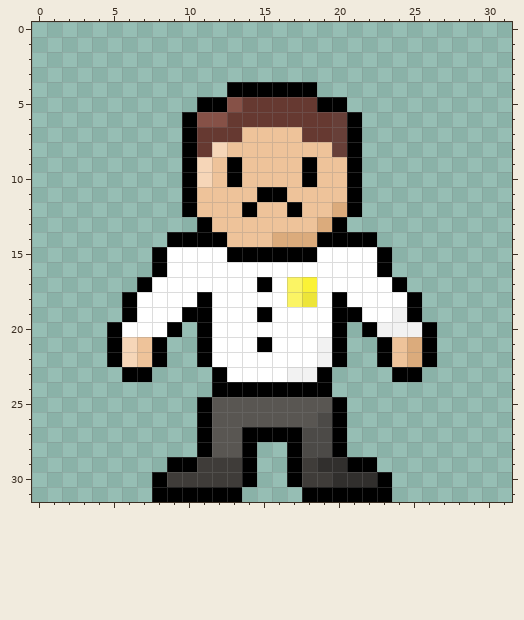
Pixel-art sprite -- Slime Mall/Assets/2D Art Assets/NPCs/Security/SecurityGuardTemplate.png. The first picture shows the starting point.
The file is 32x32 pixels.
Once edited:
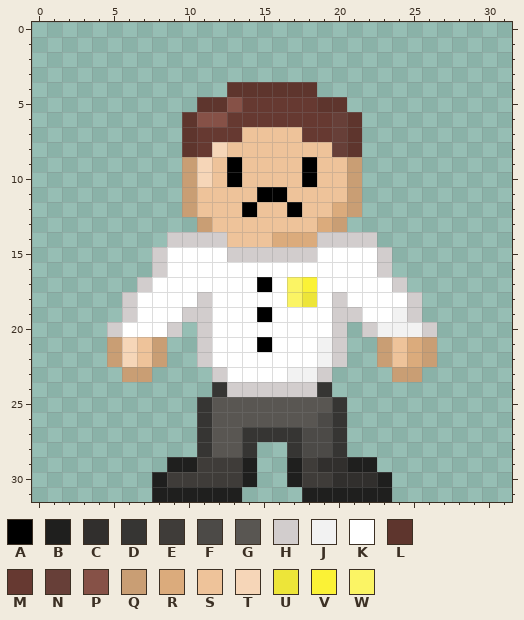
Palette (. is transparent): A #000000  B #1f1f1e  C #312f2d  D #363533  E #3f3c39  F #4c4a47  G #595652  H #d2cdcd  J #f2f2f2  K #ffffff  L #5e352d  M #663931  N #673f38  P #865147  Q #c99e74  R #dbab7c  S #eec39a  T #f6d6b8  U #ede539  V #fbf236  W #fbf464
Diff:
Changed rows in their new state; - is an unchanged pixel.
first column x 5:
 4 --------LLLLLL--------
 5 ------LL------LL------
 6 -----L----------L-----
 7 -----L----------L-----
 8 -----L----------L-----
 9 -----Q----------Q-----
10 -----Q----------Q-----
11 -----Q----------Q-----
12 -----Q----------Q-----
13 ------Q--------Q------
14 ----HHHH------HHHH----
15 ---H----HHHHHH----H---
16 ---H--------------H---
17 --H----------------H--
18 -H----H--------H----H-
19 -H---HH--------HH---H-
20 H---H-H--------H-H---H
21 Q--Q--H--------H--Q--Q
22 Q--Q--H--------H--Q--Q
23 -QQ----H------H----QQ-
24 -------DHHHHHHD-------
25 ------D--------D------
26 ------D--------D------
27 ------D--DDDD--D------
28 ------D--D--D--D------
29 ----BB---B--B---BB----
30 ---B-----B--B-----B---
31 ---BBBBBB----BBBBBB---
Boxes around the changes in both pictures, in picture pixels (x1, y1, x2, y2):
changed: (107, 82, 437, 502)
